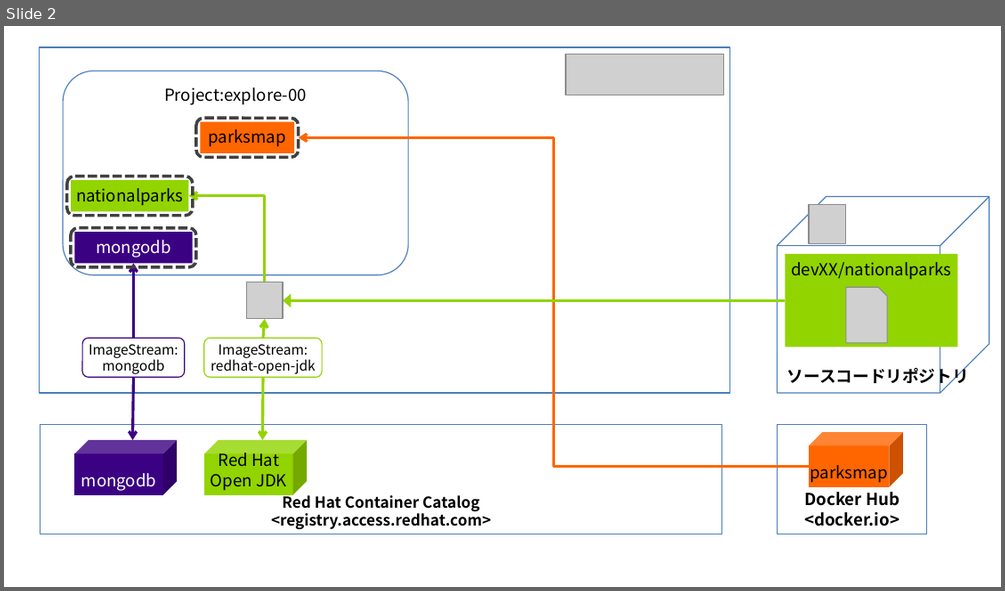
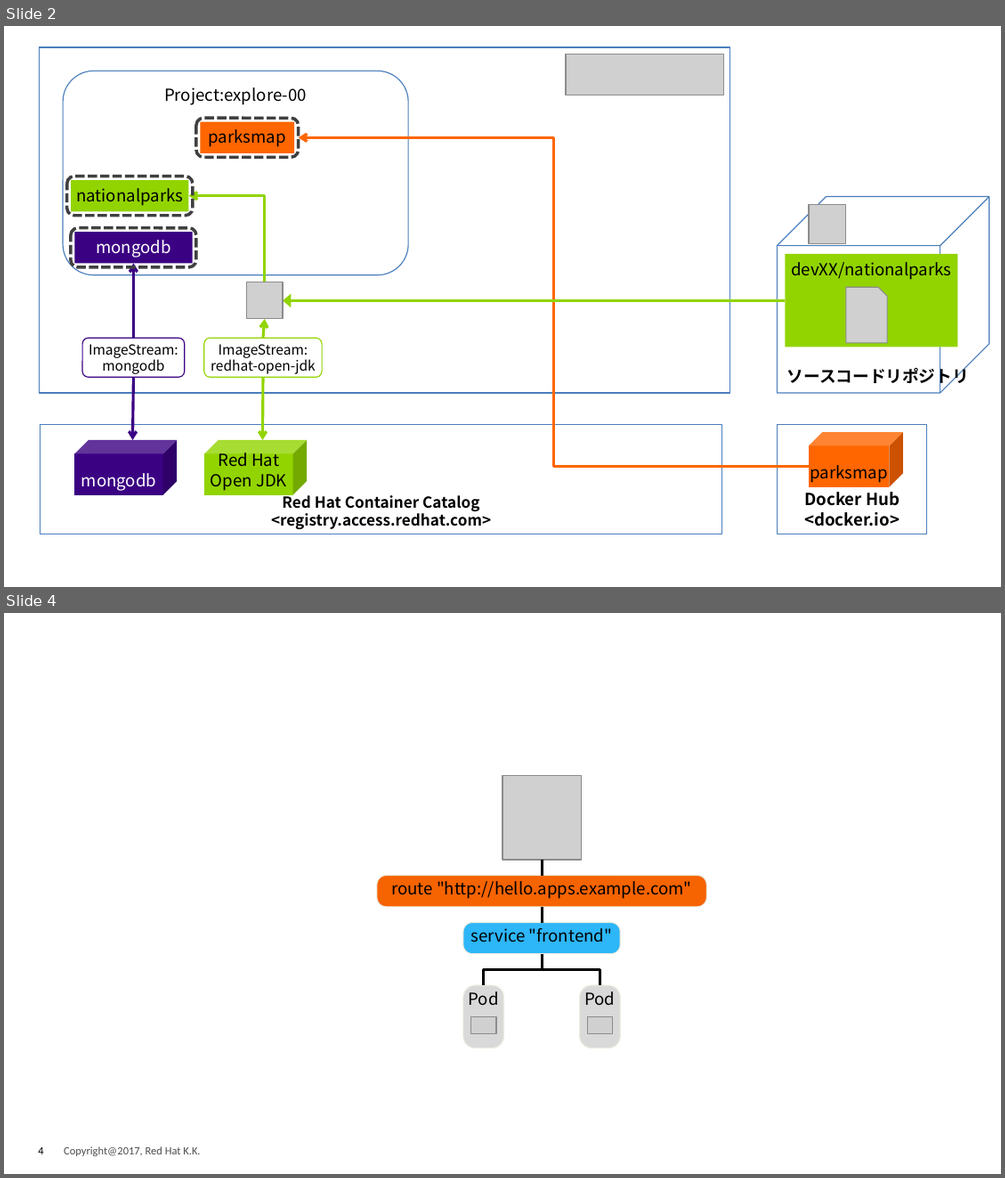
Before and after one commit to akubicharm/workshopper-content, a slide deck: images/diagrams.pptx. Shown one above the other, each under a label of ours: slide 2 before the commit, slides 2 and 4 after it; the slides between them are not shown. The pictures are 1005x591 and 1005x1178 pixels, drawn with LibreOffice and Linux fonts; fonts in the diff are those of the drawing; grey boxes stand for pictures; background and template pictures are left out. Boxes give left, top, right and bottom in pixels: in the first picture for what was removed or moved away, otherwise in the second. Text is boxed around its words. In the diff, an @@ line names an element or a change of style, - is before the commit and + after.

```diff
--- a/images/diagrams.pptx
+++ b/images/diagrams.pptx
@@ slide 4 added at bbox=[4, 613, 1001, 1174], background picture (left out) @@
@@ group added at bbox=[377, 776, 707, 1047]: 4 rounded rectangles, 3 pictures, 2 elbow lines, 2 lines @@
+Pod
+Pod
+service "frontend"
+route "http://hello.apps.example.com"
@@ text added at bbox=[64, 1146, 200, 1156], 8 pt, text #4C4C4C @@
+Copyright@2017, Red Hat K.K.
@@ page number added at bbox=[38, 1147, 43, 1154], 8 pt, text #000000 @@
+4
```
Also in this commit, not shown: 2 other slides added, 2 other files.
